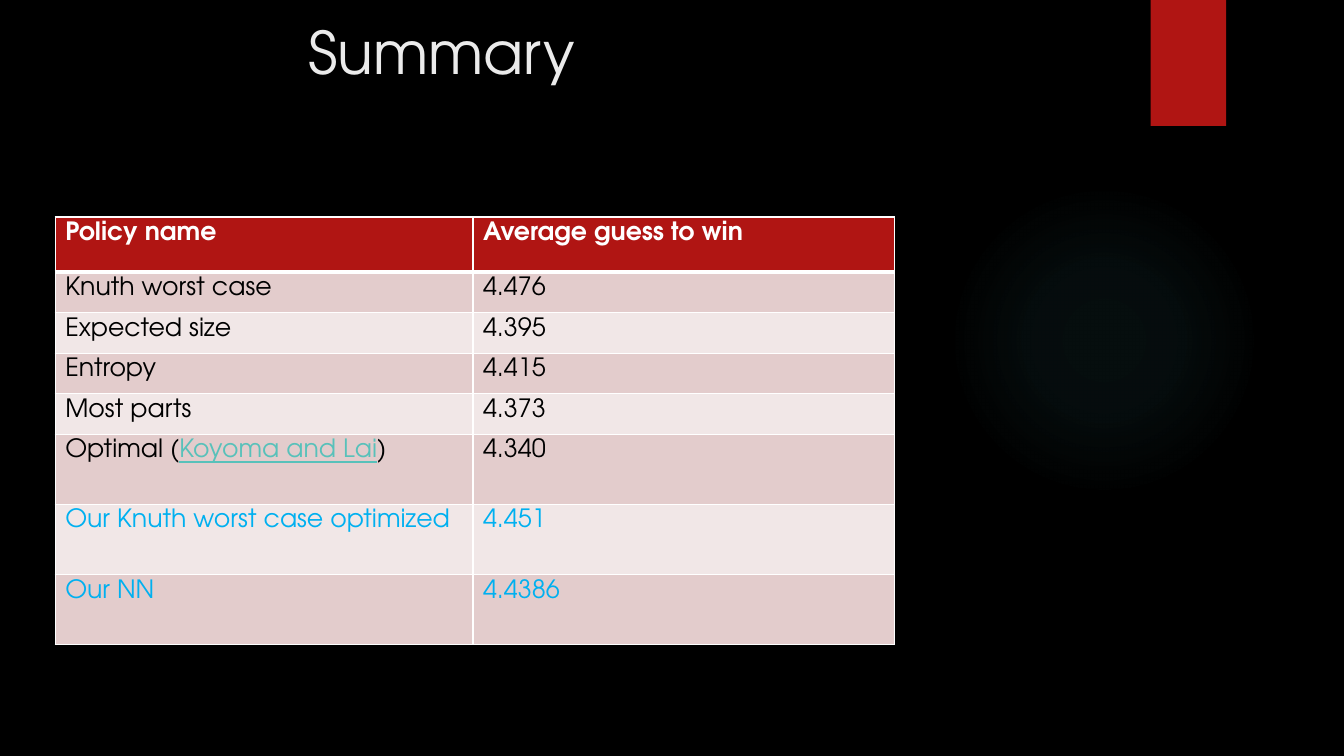
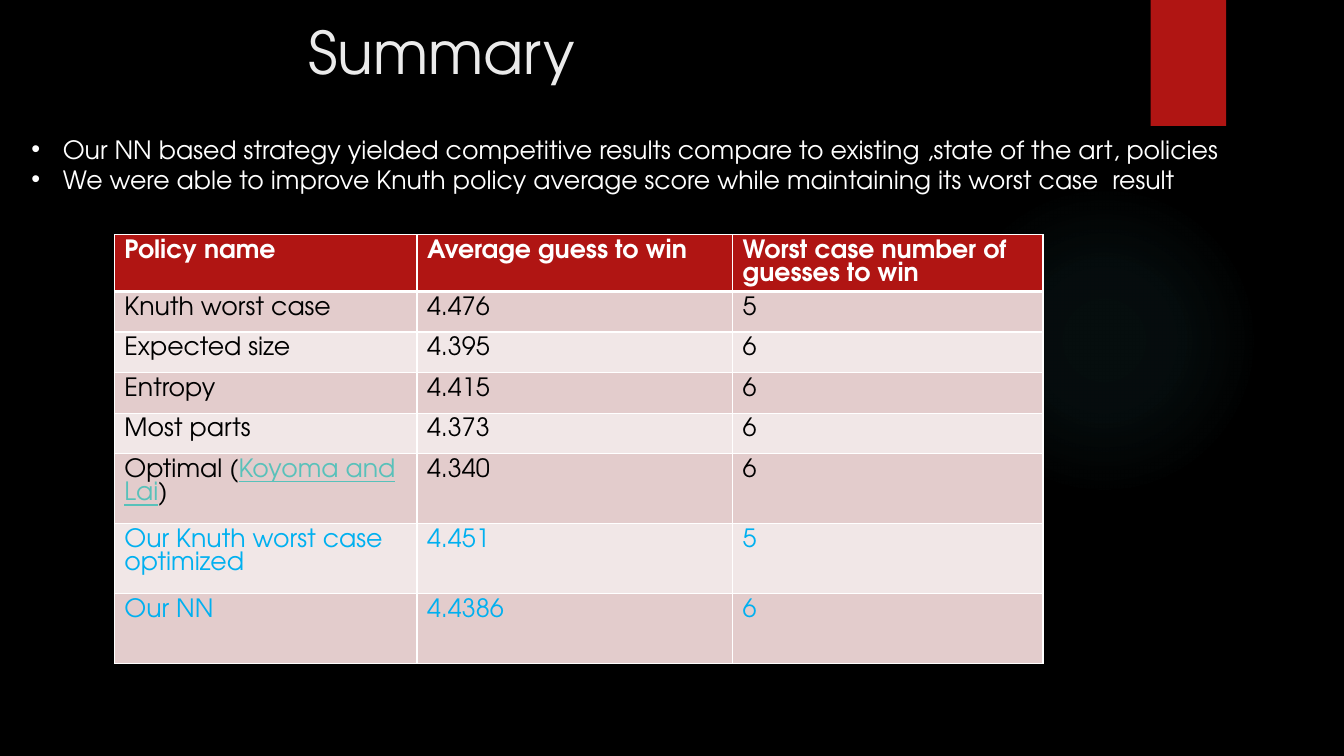
Before and after one commit to gilsh2/final_ai_project, a slide deck: slide 14 of ai_final_project_mastermind.pptx. Drawn at 1344x756 pixels with LibreOffice and Linux fonts; fonts in the diff are those of the drawing; background and template pictures are left out. Boxes give left, top, right and bottom in pixels: in the first picture for what was removed or moved away, otherwise in the second. Text is boxed around its words. In the diff, an @@ line names an element or a change of style, - is before the commit and + after.

Commit message:
edit

```diff
--- a/ai_final_project_mastermind.pptx
+++ b/ai_final_project_mastermind.pptx
@@ text added at [63,140,1218,195], 18 pt, text #FFFFFF @@
+• Our NN based strategy yielded competitive results compare to existing ,state of the art, policies
+• We were able to improve Knuth policy average score while maintaining its worst case result
@@ table at [115,235,1044,680] @@
+column 3: Worst case number of guesses to win | 5 | 6 | 6 | 6 | 6 | 5 | 6
@@ table: place and size @@
-table at [55,217,894,644]
+table at [115,235,1044,680]
```
Also in this commit, not shown: 2 other slides changed.
